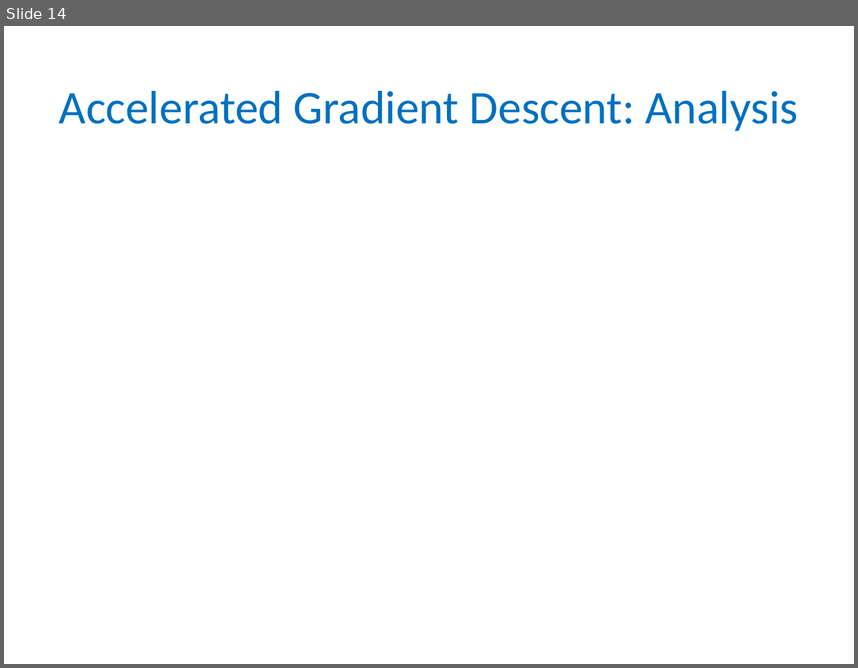
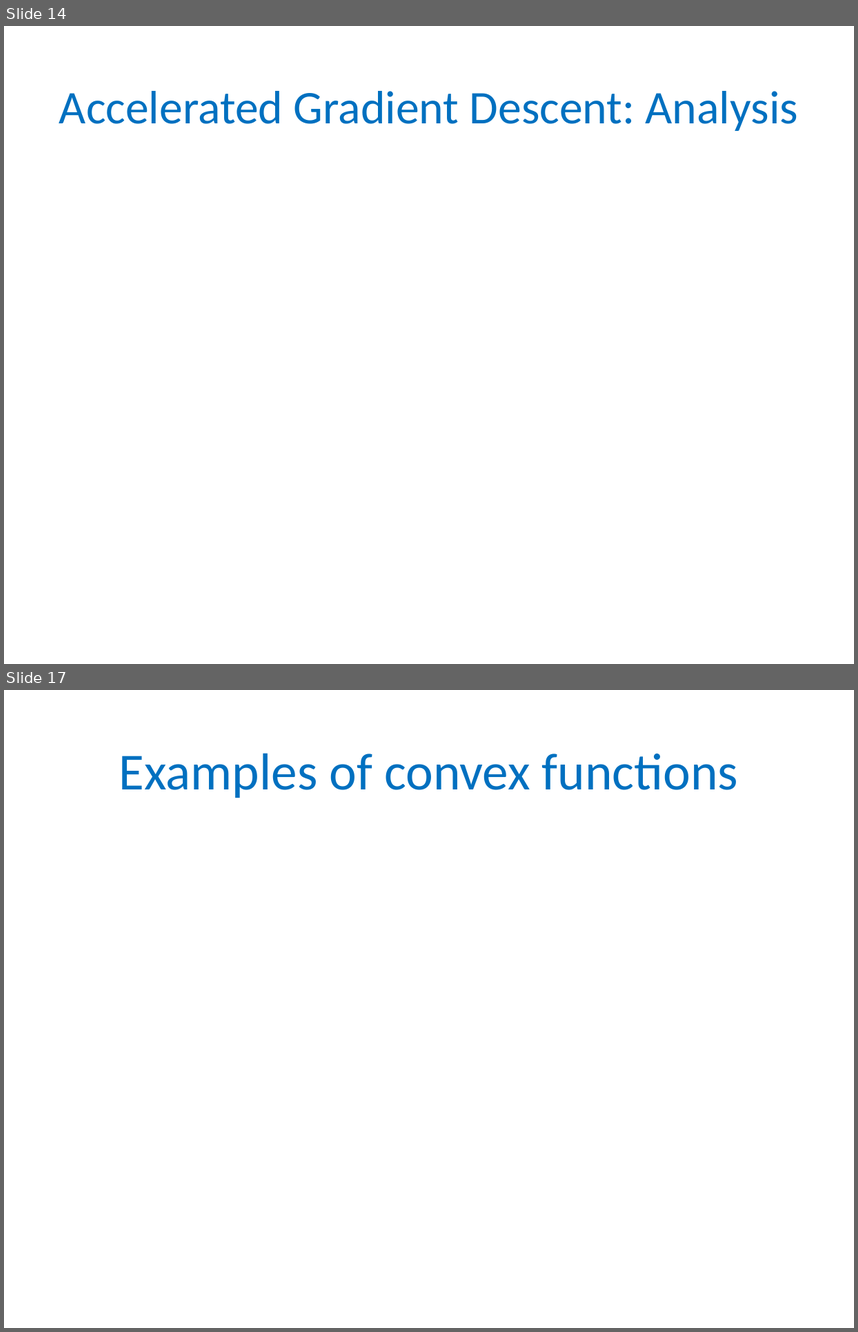
Before and after one commit to gyaroslavtsev/gyaroslavtsev.github.io, a slide deck: big-data/lecture08.pptx. Shown one above the other, each under a label of ours: slide 14 before the commit, slides 14 and 17 after it; the slides between them are not shown. The pictures are 858x668 and 858x1332 pixels, drawn with LibreOffice and Linux fonts; fonts in the diff are those of the drawing; grey boxes stand for pictures. Boxes give left, top, right and bottom in pixels: in the first picture for what was removed or moved away, otherwise in the second. Text is boxed around its words. In the diff, an @@ line names an element or a change of style, - is before the commit and + after.

```diff
--- a/big-data/lecture08.pptx
+++ b/big-data/lecture08.pptx
@@ slide 17 added at (4,690,854,1328), background #FFFFFF @@
@@ title added at (119,753,738,798), 44 pt, text #0070C0 @@
+Examples of convex functions
```
Also in this commit, not shown: 9 other slides added, 1 slide removed, 7 other files.
